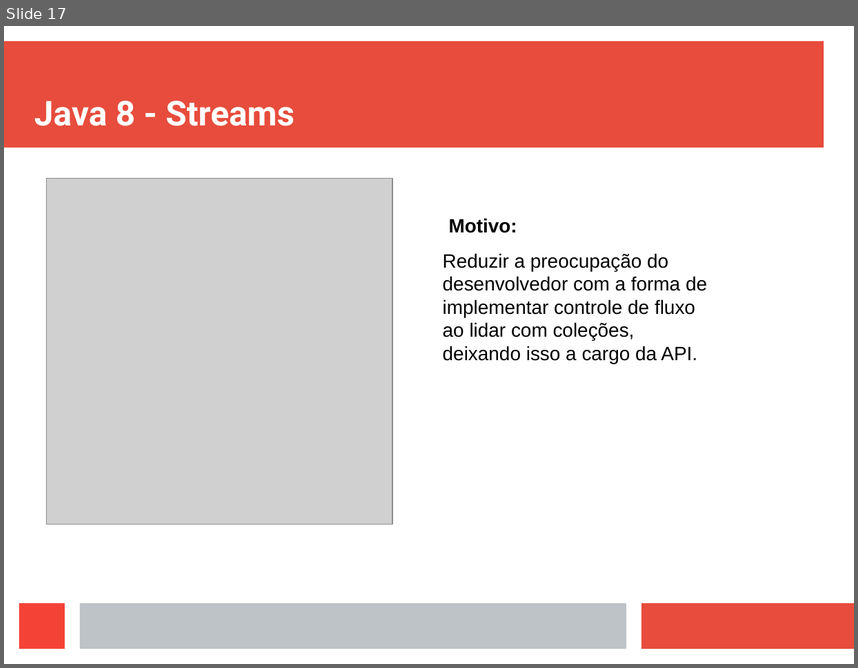
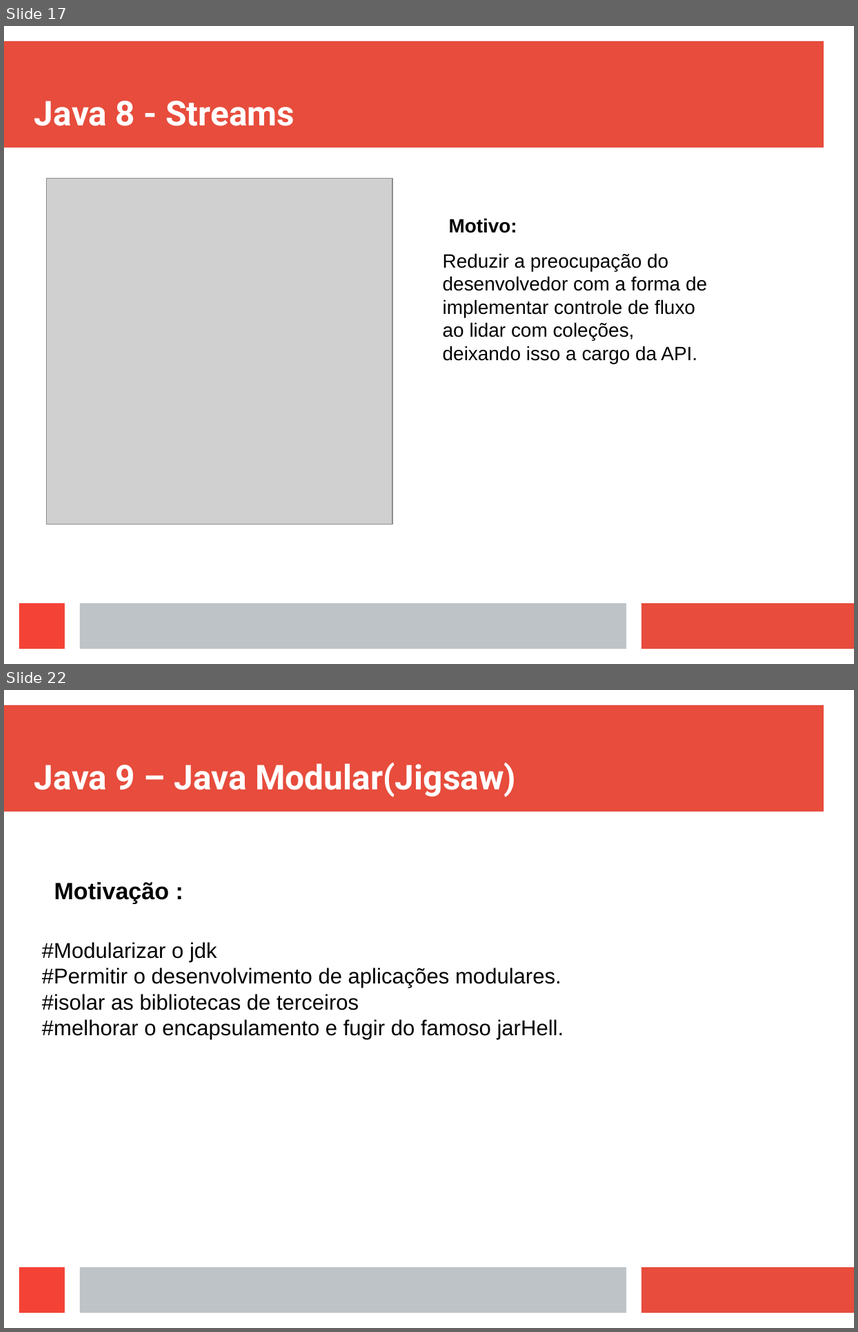
Before and after one commit to viniciusFortti/test, a slide deck: Apresentação/ApresentaçãoTerceiraSemana.odp. Shown one above the other, each under a label of ours: slide 17 before the commit, slides 17 and 22 after it; the slides between them are not shown. The pictures are 858x668 and 858x1332 pixels, drawn with LibreOffice and Linux fonts; fonts in the diff are those of the drawing; grey boxes stand for pictures. Boxes give left, top, right and bottom in pixels: in the first picture for what was removed or moved away, otherwise in the second. Text is boxed around its words. In the diff, an @@ line names an element or a change of style, - is before the commit and + after.

```diff
--- a/Apresentação/ApresentaçãoTerceiraSemana.odp
+++ b/Apresentação/ApresentaçãoTerceiraSemana.odp
@@ slide 22 added at box(4, 690, 854, 1328), background #FFFFFF; not listed: 4 template elements that a slide beside it also shows @@
@@ title added at box(34, 762, 516, 797), 32 pt, text #FFFFFF, bold @@
+Java 9 – Java Modular(Jigsaw)
@@ text added at box(54, 882, 170, 904), 22 pt, text #000000, bold @@
+Motivação :
@@ text added at box(42, 942, 564, 1039), 20 pt, text #000000 @@
+#Modularizar o jdk
+#Permitir o desenvolvimento de aplicações modulares.
+#isolar as bibliotecas de terceiros
+#melhorar o encapsulamento e fugir do famoso jarHell.
```
Also in this commit, not shown: 1 slide changed, 3 other slides added, 14 other files.
